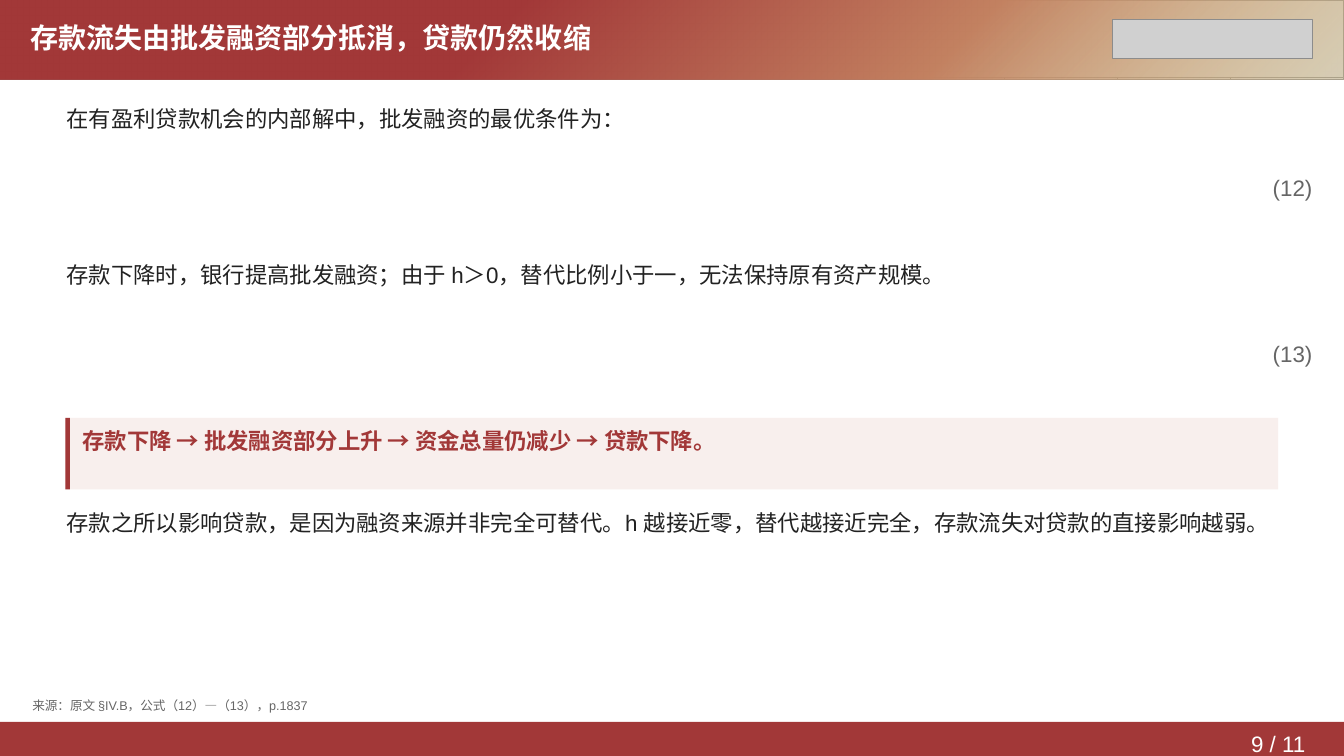
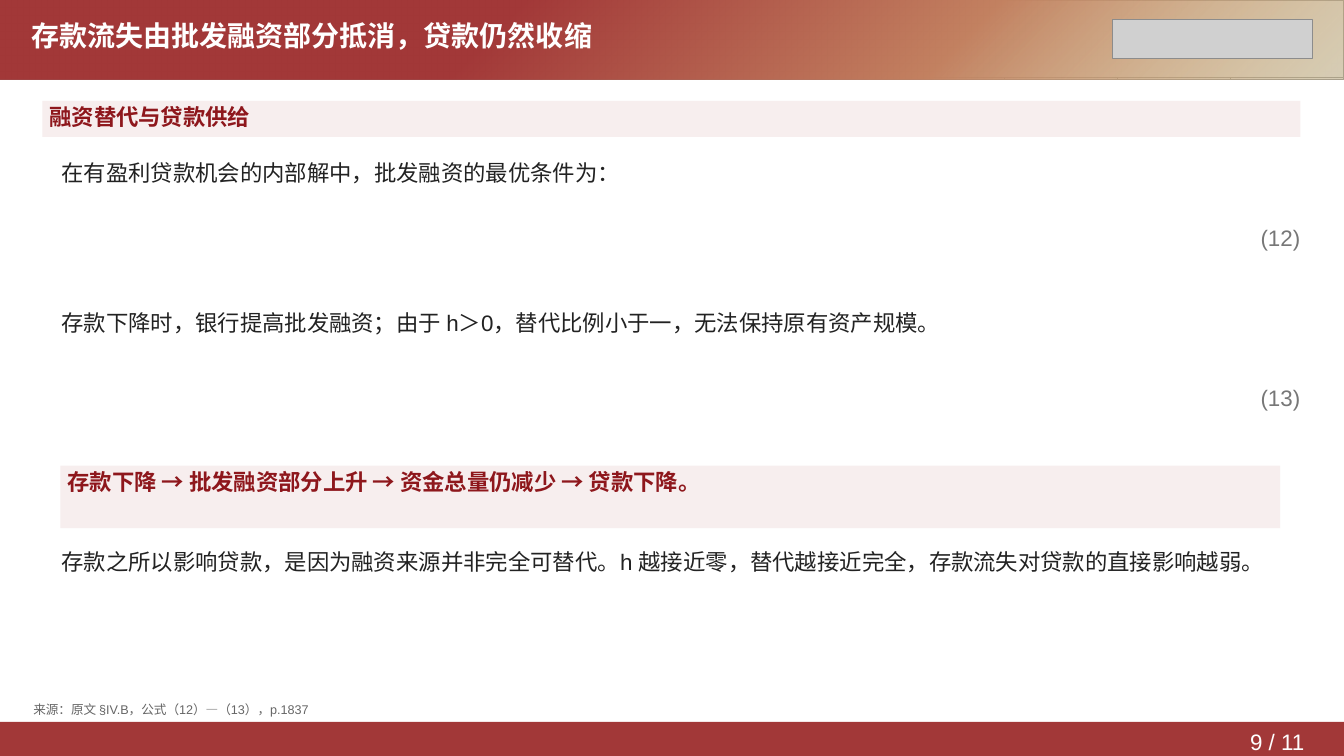
Before and after one commit to Yutingee/trial, a slide deck: slide 9 of deliverables/DepositsChannel-Model.pptx. Drawn at 1344x756 pixels with LibreOffice and Linux fonts; fonts in the diff are those of the drawing; grey boxes stand for pictures. Boxes give left, top, right and bottom in pixels: in the first picture for what was removed or moved away, otherwise in the second. Text is boxed around its words. In the diff, an @@ line names an element or a change of style, - is before the commit and + after.

Commit message:
Restyle presentation to screenshot references and apply highlight fill directly to text boxes

```diff
--- a/deliverables/DepositsChannel-Model.pptx
+++ b/deliverables/DepositsChannel-Model.pptx
@@ rectangle added at (42,101,1301,137), fill #F7EEEE, 16 pt, text #8E171C, bold @@
+融资替代与贷款供给
@@ line spacing 1.15 to 1.05 in 6 elements at (31,22,592,50), (1250,734,1304,750), (33,703,309,717), (61,551,1264,572), (61,312,940,335), (61,162,620,183) @@
@@ text "在有盈利贷款机会的内部解中，批发融资的最优条件为：": place and size @@
-text "在有盈利贷款机会的内部解中，批发融资的最优条件为：" at (66,108,625,129)
+text "在有盈利贷款机会的内部解中，批发融资的最优条件为：" at (61,162,620,183)
@@ text "(12)" at (1261,230,1301,251): text colour #666666 to #777777; line spacing 1.15 to 1.05 @@
@@ text "(12)": place and size @@
-text "(12)" at (1273,180,1313,201)
+text "(12)" at (1261,230,1301,251)
@@ text "存款下降时，银行提高批发融资；由于 h＞0，替代比例小于一，无法保持原有资产规模。": place and size @@
-text "存款下降时，银行提高批发融资；由于 h＞0，替代比例小于一，无法保持原有资产规模。" at (66,264,945,287)
+text "存款下降时，银行提高批发融资；由于 h＞0，替代比例小于一，无法保持原有资产规模。" at (61,312,940,335)
@@ text "(13)": place and size @@
-text "(13)" at (1273,346,1313,367)
+text "(13)" at (1261,390,1301,411)
@@ text "(13)" at (1261,390,1301,411): text colour #666666 to #777777; line spacing 1.15 to 1.05 @@
@@ rectangle removed at (66,417,1278,489) @@
@@ rectangle removed at (66,417,70,489) @@
@@ rectangle "存款下降 → 批发融资部分上升 → 资金总量仍减少 ...": place and size @@
-rectangle "存款下降 → 批发融资部分上升 → 资金总量仍减少 ..." at (83,430,716,451)
+rectangle "存款下降 → 批发融资部分上升 → 资金总量仍减少 ..." at (60,466,1280,528)
@@ rectangle "存款下降 → 批发融资部分上升 → 资金总量仍减少 ..." at (60,466,1280,528): text colour #A23838 to #8E171C; line spacing 1.15 to 1.05; fill none to #F7EEEE @@
@@ text "存款之所以影响贷款，是因为融资来源并非完全可替代。h 越接近零，替代越接近完全，存款流失对贷款的直接影响越弱。": place and size @@
-text "存款之所以影响贷款，是因为融资来源并非完全可替代。h 越接近零，替代越接近完全，存款流失对贷款的直接影响越弱。" at (66,512,1269,533)
+text "存款之所以影响贷款，是因为融资来源并非完全可替代。h 越接近零，替代越接近完全，存款流失对贷款的直接影响越弱。" at (61,551,1264,572)
```
Also in this commit, not shown: 10 other slides changed, 3 other files.
